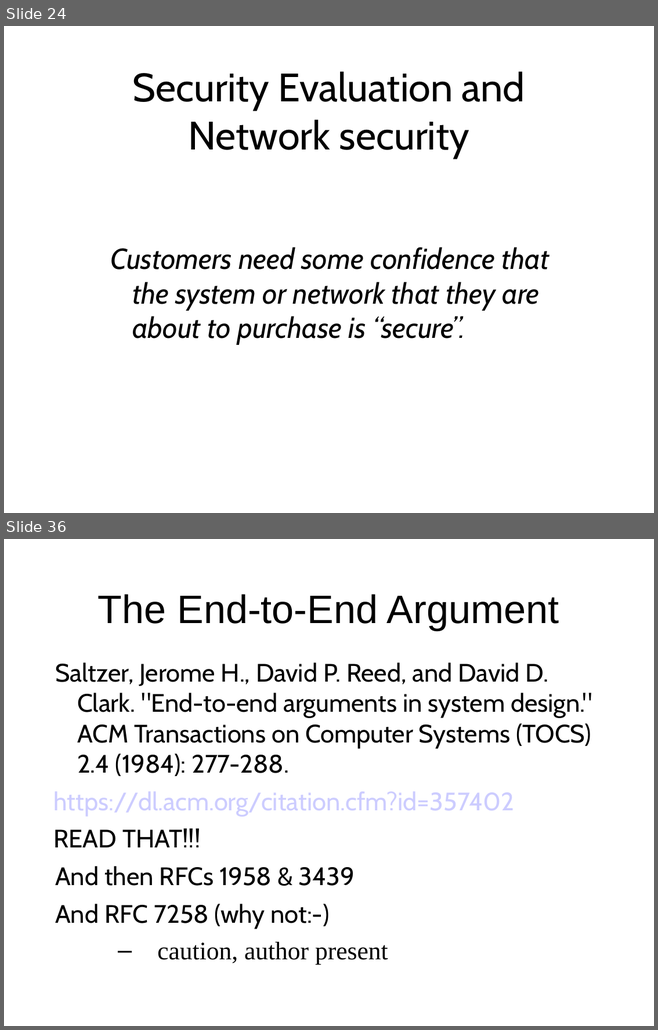
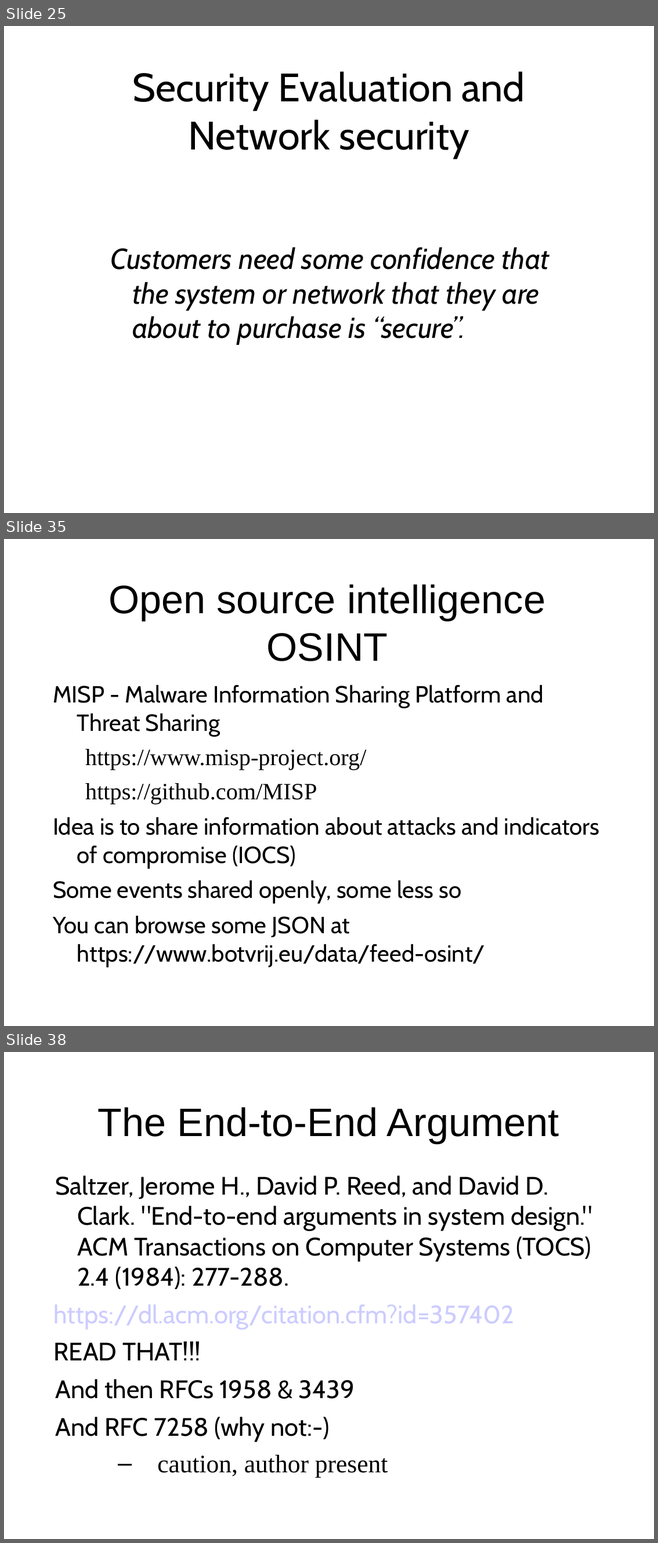
Before and after one commit to sftcd/cs7053, a slide deck: 2016lectures/02-concepts.ppt. Shown one above the other, each under a label of ours: slides 24 and 36 before the commit, slides 25, 35 and 38 after it; the slides between them are not shown. The pictures are 658x1030 and 658x1543 pixels, drawn with LibreOffice and Linux fonts; fonts in the diff are those of the drawing. Boxes give left, top, right and bottom in pixels: in the first picture for what was removed or moved away, otherwise in the second. Text is boxed around its words. In the diff, an @@ line names an element or a change of style, - is before the commit and + after.

```diff
--- a/2016lectures/02-concepts.ppt
+++ b/2016lectures/02-concepts.ppt
@@ slide 35 added at bbox=[4, 539, 654, 1026], background #FFFFFF @@
@@ title added at bbox=[108, 584, 545, 661], 44 pt, text #000000 @@
+Open source intelligence OSINT
@@ text added at bbox=[53, 685, 599, 967], 25.9 pt, text #000000 @@
+MISP - Malware Information Sharing Platform and Threat Sharing
+  https://www.misp-project.org/
+  https://github.com/MISP
+Idea is to share information about attacks and indicators of compromise (IOCS)
+Some events shared openly, some less so
+You can browse some JSON at https://www.botvrij.eu/data/feed-osint/
@@ what was slide 24 is now slide 25 @@
@@ what was slide 36 is now slide 38 @@
```
Also in this commit, not shown: 27 slides changed, 1 other slide added, 3 other files.
